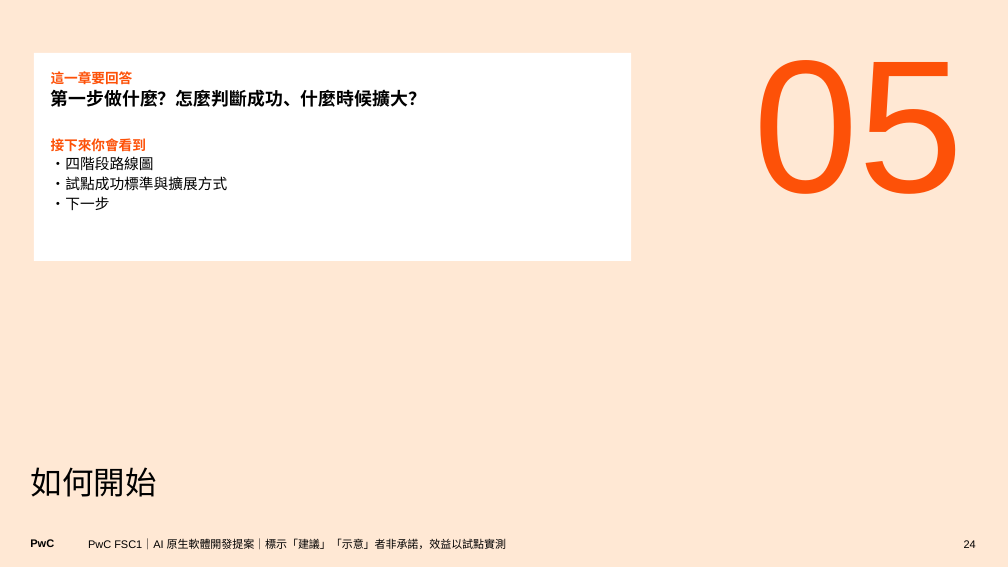
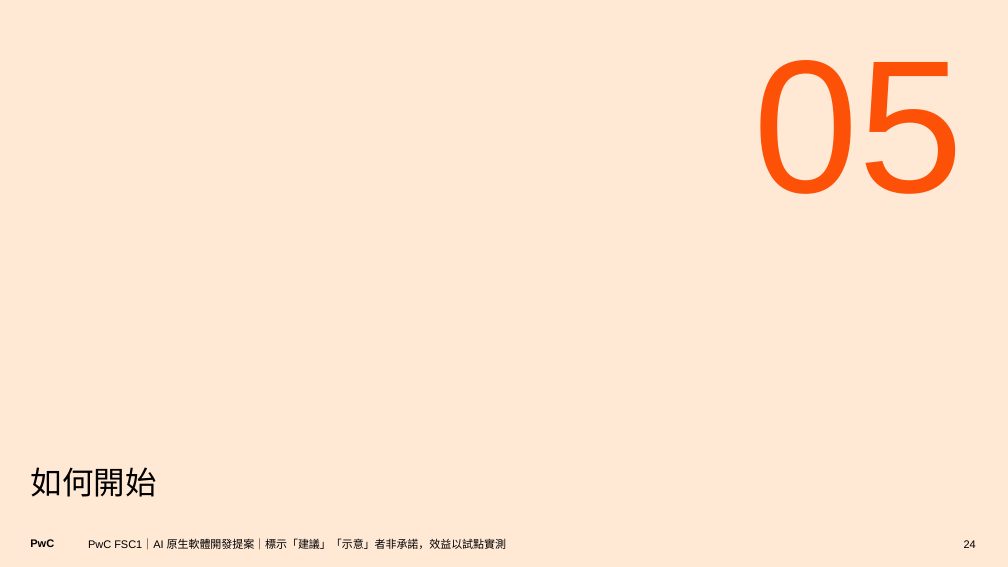
Before and after one commit to Robshao/PwC_FSC1, a slide deck: slide 24 of research/ai-native-sdlc/AI原生軟體開發_合夥人提案簡報.pptx. Drawn at 1008x567 pixels with LibreOffice and Linux fonts; fonts in the diff are those of the drawing. Boxes give left, top, right and bottom in pixels: in the first picture for what was removed or moved away, otherwise in the second. Text is boxed around its words. In the diff, an @@ line names an element or a change of style, - is before the commit and + after.

```diff
--- a/research/ai-native-sdlc/AI原生軟體開發_合夥人提案簡報.pptx
+++ b/research/ai-native-sdlc/AI原生軟體開發_合夥人提案簡報.pptx
@@ rectangle removed at box(34, 53, 631, 261) @@
-這一章要回答
-第一步做什麼？怎麼判斷成功、什麼時候擴大？
-接下來你會看到
-・四階段路線圖
-・試點成功標準與擴展方式
-・下一步
```
Also in this commit, not shown: 5 other slides changed, 2 other files.
